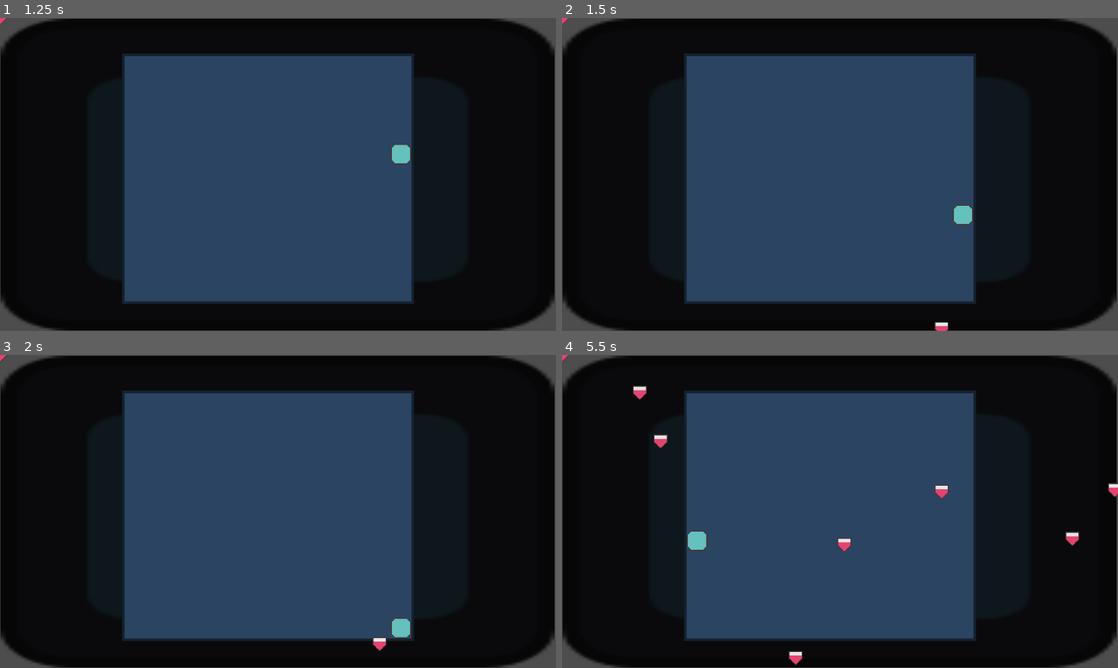
Above: before the commit, frames 1-4 (two rows, left to right).
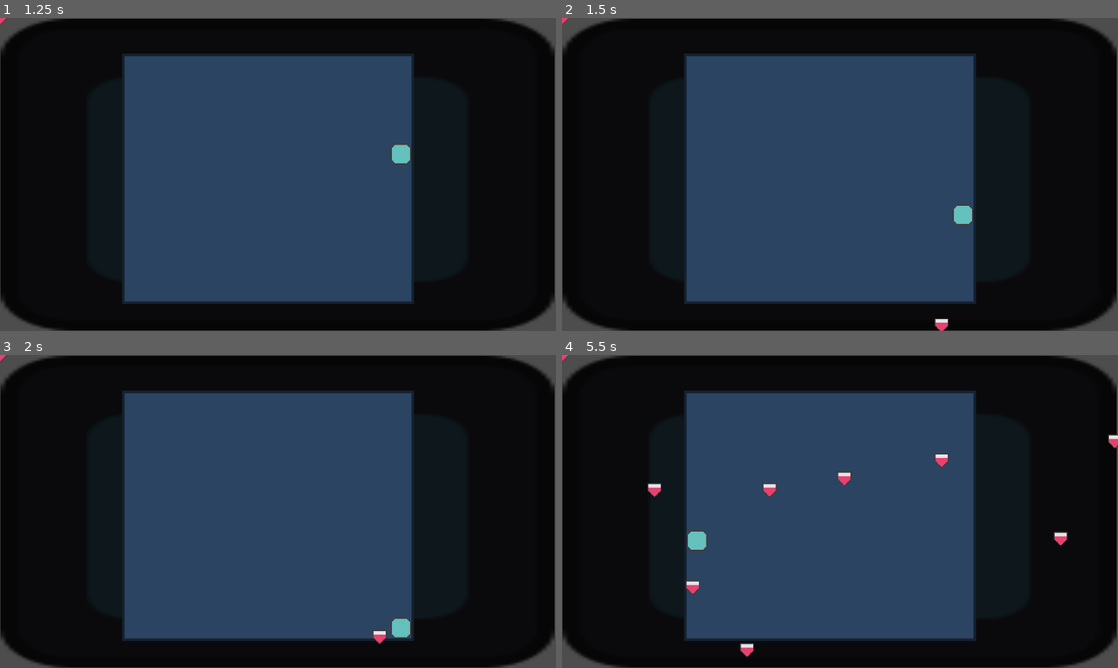
Above: after the commit, the same moments.

Repository: NathanPip/only-one
Game: Godot game, scene res://scenes/game.tscn
The game is run twice, just before and just after one commit, with the same random seed, the same clock (stepped at 60 frames per second) and the same inputs. The engine's default icon, where the game draws it, is replaced by a stand-in: a white triangle on a blue panel in a dark square.
Inputs:
- Up to frame 1 (1.25 s): tap Enter at 0.5 s; hold D (move_right) from 0.53 s (still down)
- Up to frame 2 (1.5 s): release D (move_right) at 1.28 s; hold S (move_down) from 1.28 s (still down)
- Up to frame 3 (2 s): keep holding S (move_down)
- Up to frame 4 (5.5 s): release S (move_down) at 2.03 s; hold D (move_right) 2.03-2.78 s; hold W (move_up) 2.78-3.53 s; hold A (move_left) 3.53-5.03 s; hold S (move_down) from 5.03 s (still down)

Frame 1 is identical in both runs. In frame 2, less than 0.1% of the frame differs, in the area x 67-70%, y 96-100%; in frame 3, 0.1%; in frame 4, 1.3%, in the area x 12-100%, y 9-100%.

Commit message:
add a song and fix spawners

Diff:
--- a/scenes/game.tscn
+++ b/scenes/game.tscn
@@ -1,9 +1,10 @@
-[gd_scene load_steps=9 format=3 uid="uid://dbv0sfajek4yy"]
+[gd_scene load_steps=10 format=3 uid="uid://dbv0sfajek4yy"]
 
 [ext_resource type="PackedScene" uid="uid://dywcwocgiu6xa" path="res://scenes/player.tscn" id="1_4jkwy"]
 [ext_resource type="Script" uid="uid://bwfuurc5n2f78" path="res://scripts/game.gd" id="1_yepdu"]
 [ext_resource type="Texture2D" uid="uid://do6therr0ir7b" path="res://sprites/icon.svg" id="2_6nrea"]
 [ext_resource type="Texture2D" uid="uid://cyxrq6elvvesr" path="res://sprites/game_area.png" id="2_iylc6"]
+[ext_resource type="AudioStream" uid="uid://bhw3f2523rye5" path="res://sounds/menu_song.mp3" id="2_u5sy4"]
 [ext_resource type="PackedScene" uid="uid://cyna54vcigls4" path="res://scenes/spawner_group.tscn" id="4_s716r"]
 [ext_resource type="PackedScene" uid="uid://cx3r6howwyucd" path="res://scenes/projectile.tscn" id="6_h8s87"]
 
@@ -15,6 +16,11 @@
 
 [node name="Game" type="Node2D"]
 script = ExtResource("1_yepdu")
+
+[node name="AudioStreamPlayer" type="AudioStreamPlayer" parent="."]
+stream = ExtResource("2_u5sy4")
+autoplay = true
+parameters/looping = true
 
 [node name="Sprite2D" type="Sprite2D" parent="."]
 modulate = Color(0.183242, 0.166597, 0.146242, 1)
--- a/scripts/projectile.gd
+++ b/scripts/projectile.gd
@@ -3,6 +3,7 @@
 
 @export var speed = 200
 @export var size: float = 16
+@export var fired: bool = false
 var direction: Vector2 = Vector2(1, 0)
 
 # Called when the node enters the scene tree for the first time.
--- a/scripts/spawner_group.gd
+++ b/scripts/spawner_group.gd
@@ -6,7 +6,7 @@
 @export var projectile_count: int = 20
 var spawners: Array[Spawner] = []
 var ready_projectiles: Array[Projectile] = []
-var fired_projectiles: Array[Projectile] = []
+var projectiles: Array[Projectile] = []
 var removables: Array[int] = []
 var player: Player
 
@@ -19,20 +19,24 @@
 	var rand = randi_range(0, spawners.size()-1)
 	var spawner = spawners[rand]
 	var proj = ready_projectiles.pop_front()
-	spawn_projectile(proj)
+	proj.speed = randf_range(100, 150)
 	if proj == null:
 		print("no projectile")
 		return
 	var dir = spawner.shoot_direction.rotated(spawner.global_rotation)
 	proj.direction = dir
 	proj.global_position = spawner.global_position
-	fired_projectiles.append(proj)
+	spawn_projectile(proj)
+
 
 func kill_projectile(proj: Projectile):
+	ready_projectiles.append(proj)
+	proj.fired = false
 	proj.visible = false
 	pass
 
 func spawn_projectile(proj: Projectile):
+	proj.fired = true
 	proj.visible = true
 
 # Called when the node enters the scene tree for the first time.
@@ -51,23 +55,16 @@
 		game_node.add_child.call_deferred(proj)
 		proj.global_position = starting_spawn
 		ready_projectiles.append(proj)
+		projectiles.append(proj)
 
 # Called every frame. 'delta' is the elapsed time since the previous frame.
 func _process(delta: float) -> void:
-	for i in range(fired_projectiles.size()):
-		var proj = fired_projectiles[i]
-		if proj == null:
+	for i in range(projectiles.size()):
+		var proj = projectiles[i]
+		if proj == null || !proj.fired:
 			continue
 		proj.position += proj.direction*proj.speed * delta
 		if collision_check(proj):
-			removables.append(i)
 			kill_projectile(proj)
-			ready_projectiles.append(proj)
 		if proj.position.x > 2000 || proj.position.x < -300 || proj.position.y > 2000 || proj.position.y < -300:
-			ready_projectiles.append(proj)
-			removables.append(i)
-	if removables.size() > 0:
-		for i in removables:
-			fired_projectiles.remove_at(i)
-	removables.clear()
-	pass
+			kill_projectile(proj)
Not shown, added: sounds/menu_song.mp3.import
Not shown, added: sounds/menu_song.flp
Not shown, added: sounds/menu_song.mp3
